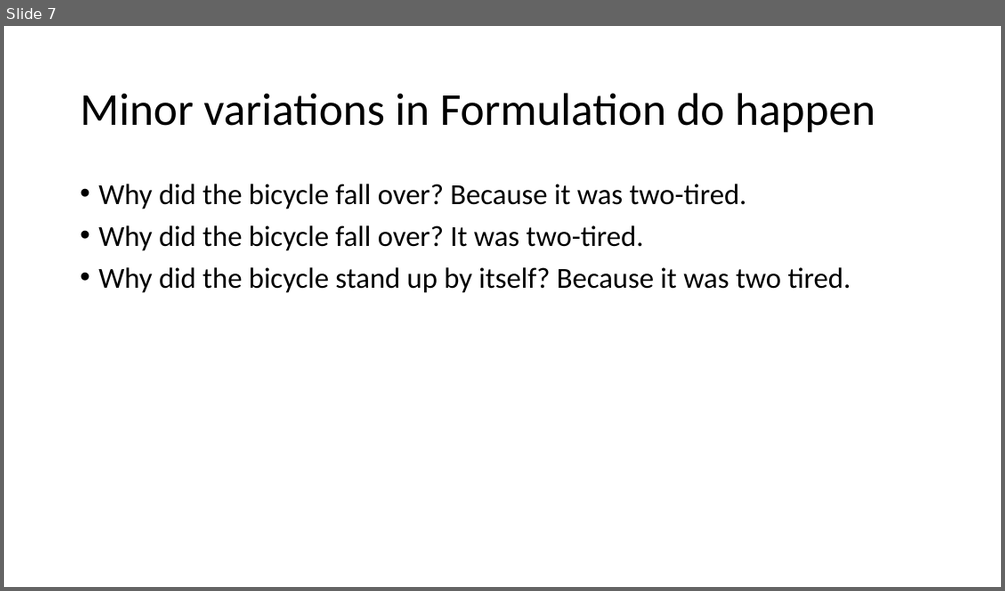
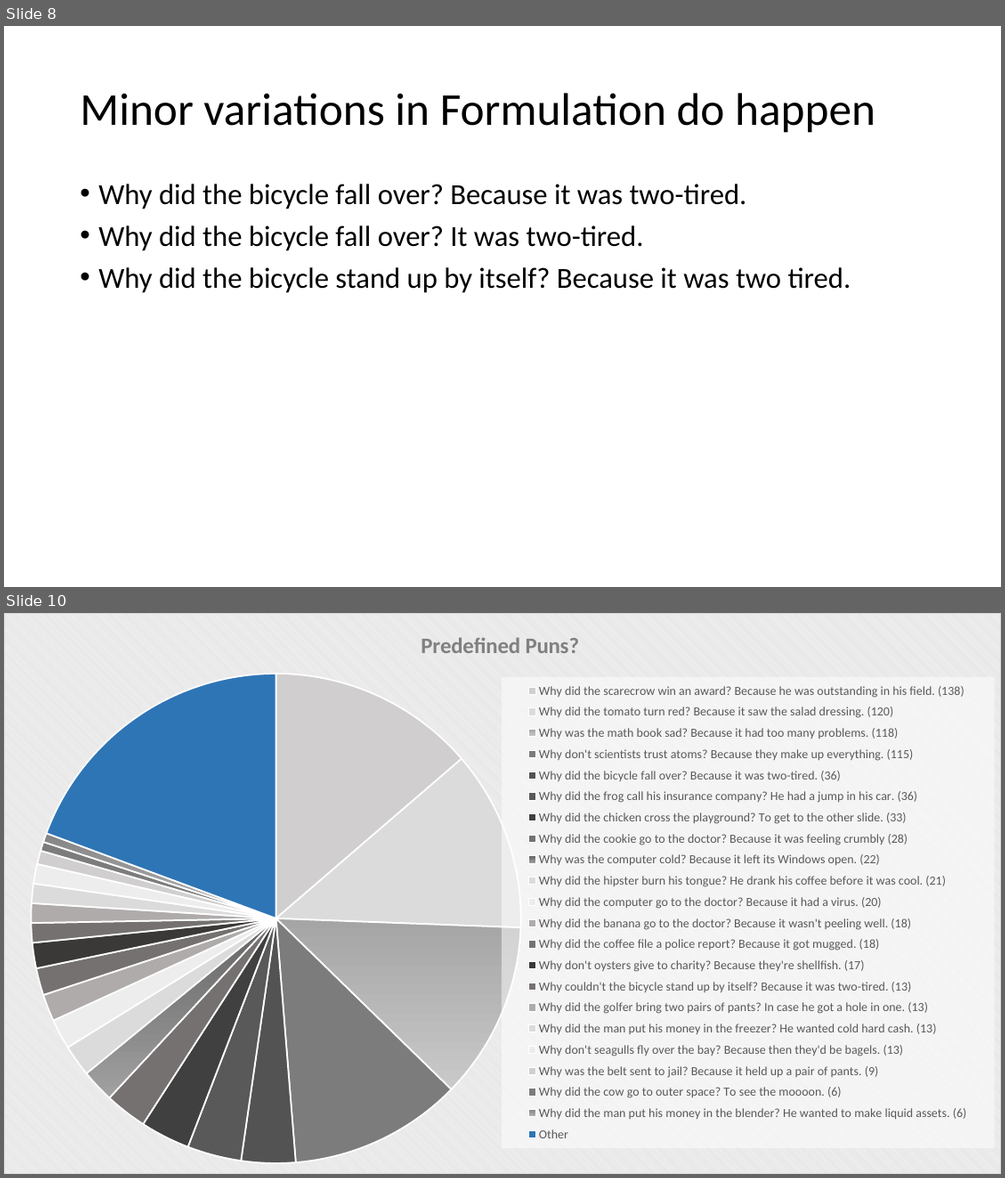
Before and after one commit to sciphie/JokeGPT, a slide deck: ChatGPT is fun –.pptm. Shown one above the other, each under a label of ours: slide 7 before the commit, slides 8 and 10 after it; the slides between them are not shown. The pictures are 1005x591 and 1005x1178 pixels, drawn with LibreOffice and Linux fonts; fonts in the diff are those of the drawing. Boxes give left, top, right and bottom in pixels: in the first picture for what was removed or moved away, otherwise in the second. Text is boxed around its words. In the diff, an @@ line names an element or a change of style, - is before the commit and + after.

```diff
--- a/ChatGPT is fun –.pptm
+++ b/ChatGPT is fun –.pptm
@@ slide 10 added at bbox=[4, 613, 1001, 1174], background #FFFFFF @@
@@ pie chart added at bbox=[4, 613, 1001, 1174] @@
+title "Predefined Puns?  "
+categories: Why did the scarecrow win an award? Because he was outstanding in his field. (138), Why did the tomato turn red? Because it saw the salad dressing. (120), Why was the math book sad? Because it had too many problems. (118), Why don't scientists trust atoms? Because they make up everything. (115), Why did the bicycle fall over? Because it was two-tired. (36), Why did the frog call his insurance company? He had a jump in his car. (36), Why did the chicken cross the playground? To get to the other slide. (33), Why did the cookie go to the doctor? Because it was feeling crumbly (28), Why was the computer cold? Because it left its Windows open. (22), Why did the hipster burn his tongue? He drank his coffee before it was cool. (21), Why did the computer go to the doctor? Because it had a virus. (20), Why did the banana go to the doctor? Because it wasn't peeling well. (18), Why did the coffee file a police report? Because it got mugged. (18), Why don't oysters give to charity? Because they're shellfish. (17), Why couldn't the bicycle stand up by itself? Because it was two-tired. (13), Why did the golfer bring two pairs of pants? In case he got a hole in one. (13), Why did the man put his money in the freezer? He wanted cold hard cash. (13), Why don't seagulls fly over the bay? Because then they'd be bagels. (13), Why was the belt sent to jail? Because it held up a pair of pants. (9), Why did the cow go to outer space? To see the moooon. (6), Why did the man put his money in the blender? He wanted to make liquid assets. (6), Other
+Series 1: 14, 12, 12, 11, 4, 4, 3, 3, 2, 2, 2, 2, 2, 2, 1, 1, 1, 1, 1, 1, 1, 19
@@ title added at bbox=[33, 674, 357, 703], 44 pt, text #000000 @@
+Predefined Puns?
@@ what was slide 7 is now slide 8 @@
```
Also in this commit, not shown: 5 slides changed, 8 other slides added, 4 other files.
